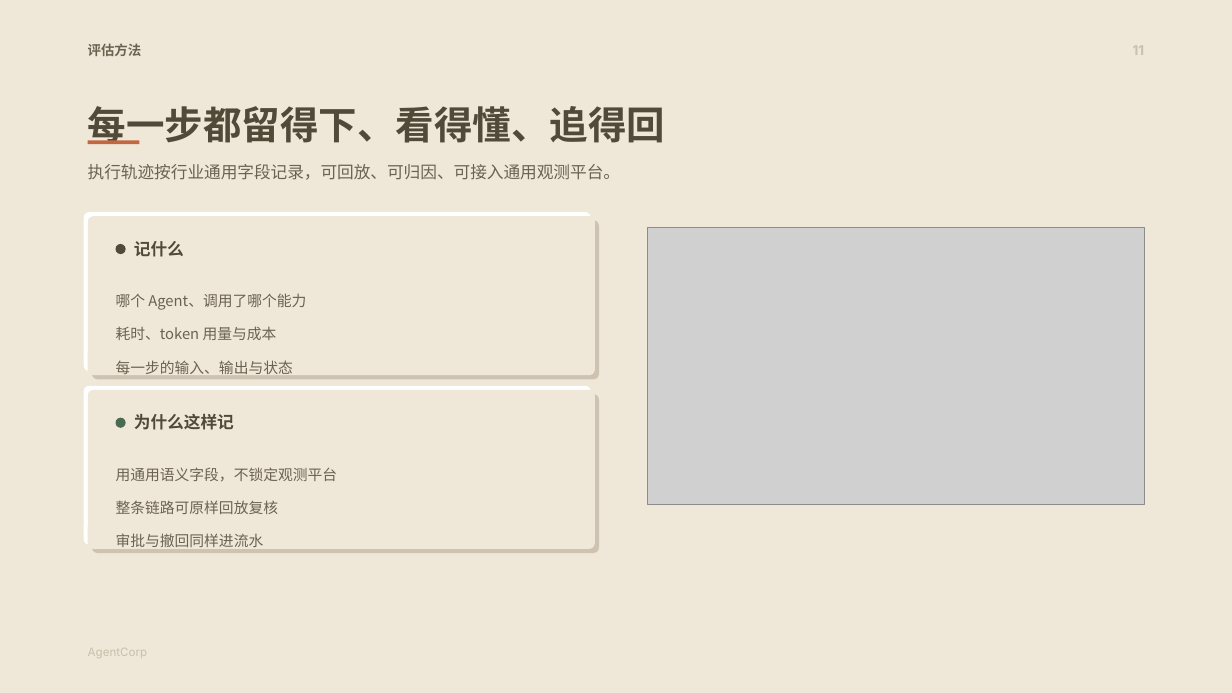
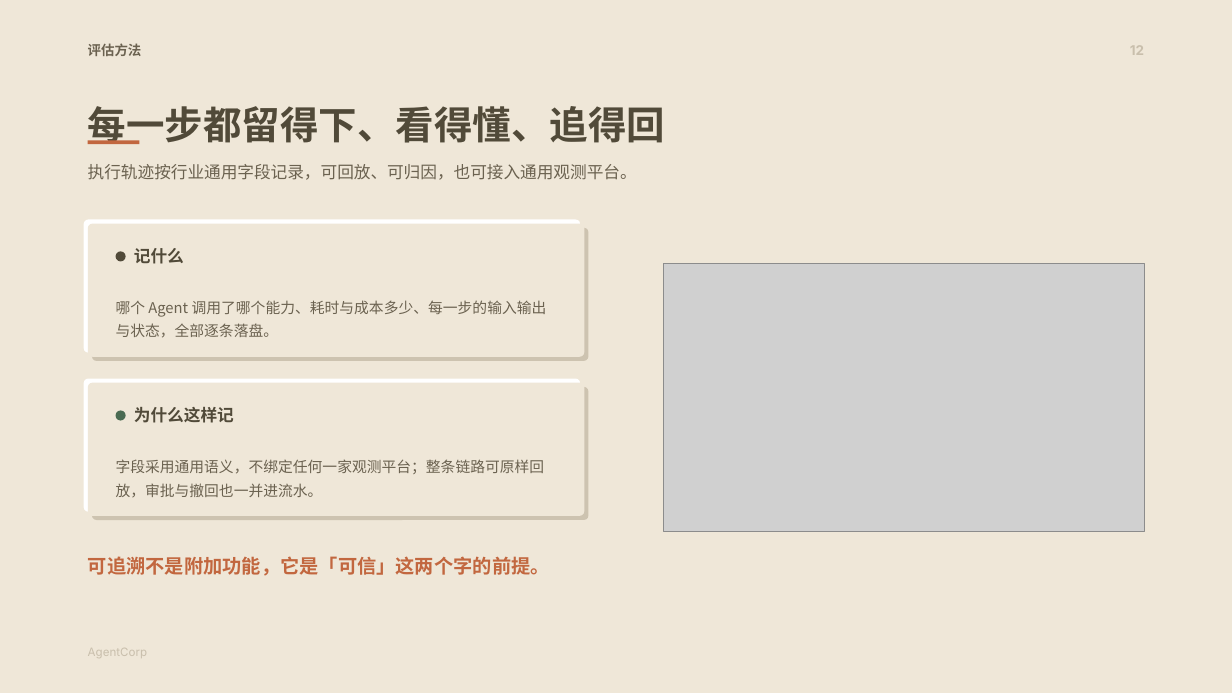
Before and after one commit to 1692775560/AgentCorp, a slide deck: slide 17 of 方案PPT/AgentCorp-方案.pptx (slide 16 before the commit). Drawn at 1232x693 pixels with LibreOffice and Linux fonts; fonts in the diff are those of the drawing; grey boxes stand for pictures. Boxes give left, top, right and bottom in pixels: in the first picture for what was removed or moved away, otherwise in the second. Text is boxed around its words. In the diff, an @@ line names an element or a change of style, - is before the commit and + after.

```diff
--- a/方案PPT/AgentCorp-方案.pptx
+++ b/方案PPT/AgentCorp-方案.pptx
@@ text at [1130,46,1144,55]: text changed @@
-11
+12
@@ text at [88,164,637,180]: text changed @@
-执行轨迹按行业通用字段记录，可回放、可归因、可接入通用观测平台。
+执行轨迹按行业通用字段记录，可回放、可归因，也可接入通用观测平台。
@@ rounded rectangle: place and size @@
-rounded rectangle at [84,212,592,371]
+rounded rectangle at [84,220,580,353]
@@ rounded rectangle: place and size @@
-rounded rectangle at [88,216,595,375]
+rounded rectangle at [88,224,584,357]
@@ rounded rectangle: place and size @@
-rounded rectangle at [91,220,599,379]
+rounded rectangle at [91,227,588,360]
@@ ellipse: place and size @@
-ellipse at [116,244,126,254]
+ellipse at [116,251,126,262]
@@ text "记什么": place and size @@
-text "记什么" at [134,241,184,257]
+text "记什么" at [134,248,184,264]
@@ picture: place and size @@
-picture at [648,227,1144,505]
+picture at [664,263,1144,531]
@@ text at [116,300,547,338]: text changed @@
-哪个 Agent、调用了哪个能力
-耗时、token 用量与成本
-每一步的输入、输出与状态
+哪个 Agent 调用了哪个能力、耗时与成本多少、每一步的输入输出与状态，全部逐条落盘。
@@ rounded rectangle: place and size @@
-rounded rectangle at [84,385,592,544]
+rounded rectangle at [84,379,580,512]
@@ rounded rectangle: place and size @@
-rounded rectangle at [88,390,595,549]
+rounded rectangle at [88,383,584,516]
@@ rounded rectangle: place and size @@
-rounded rectangle at [91,394,599,553]
+rounded rectangle at [91,387,588,520]
@@ ellipse: place and size @@
-ellipse at [116,418,126,428]
+ellipse at [116,410,126,421]
@@ text "为什么这样记": place and size @@
-text "为什么这样记" at [134,414,234,430]
+text "为什么这样记" at [134,407,234,423]
@@ text at [116,459,545,497]: text changed @@
-用通用语义字段，不锁定观测平台
-整条链路可原样回放复核
-审批与撤回同样进流水
+字段采用通用语义，不绑定任何一家观测平台；整条链路可原样回放，审批与撤回也一并进流水。
@@ text added at [88,556,550,576], 15 pt, text #C2673F, bold @@
+可追溯不是附加功能，它是「可信」这两个字的前提。
```
Also in this commit, not shown: 17 other slides changed, 5 slides added, 4 slides removed, 1 other file.
